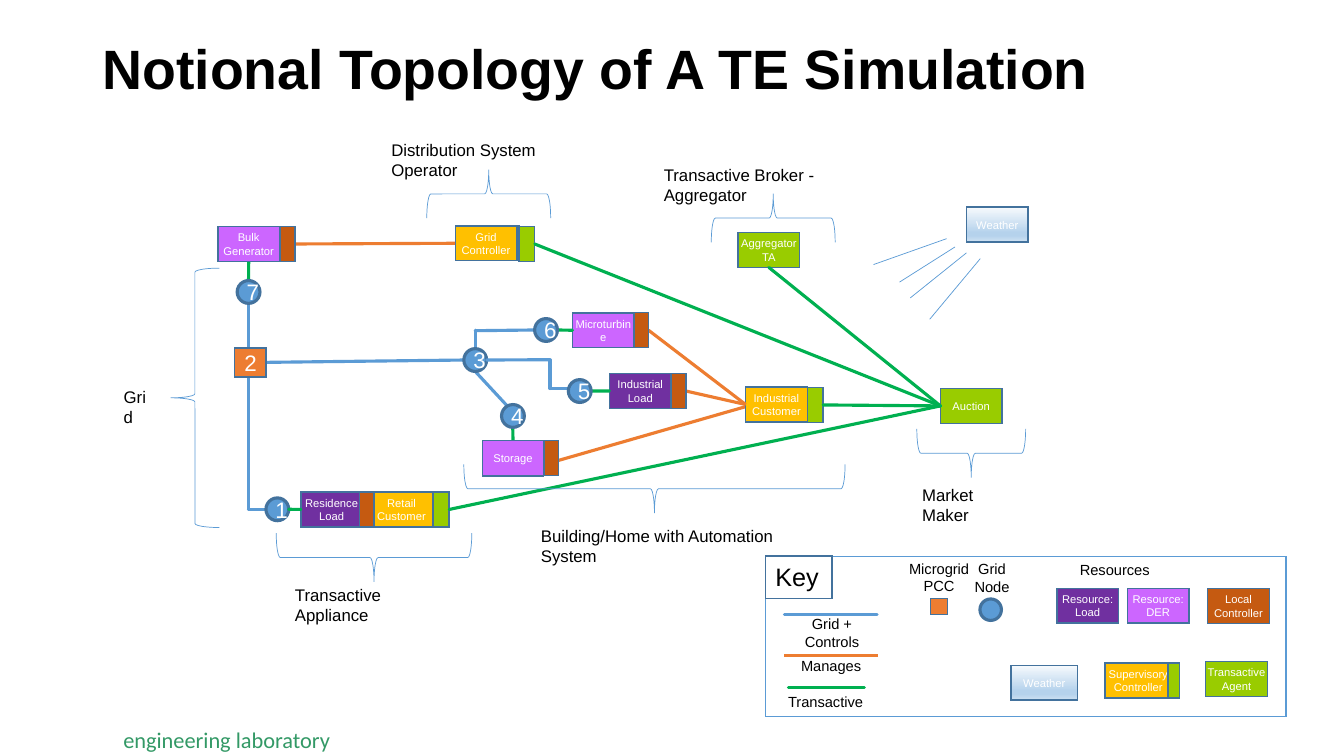
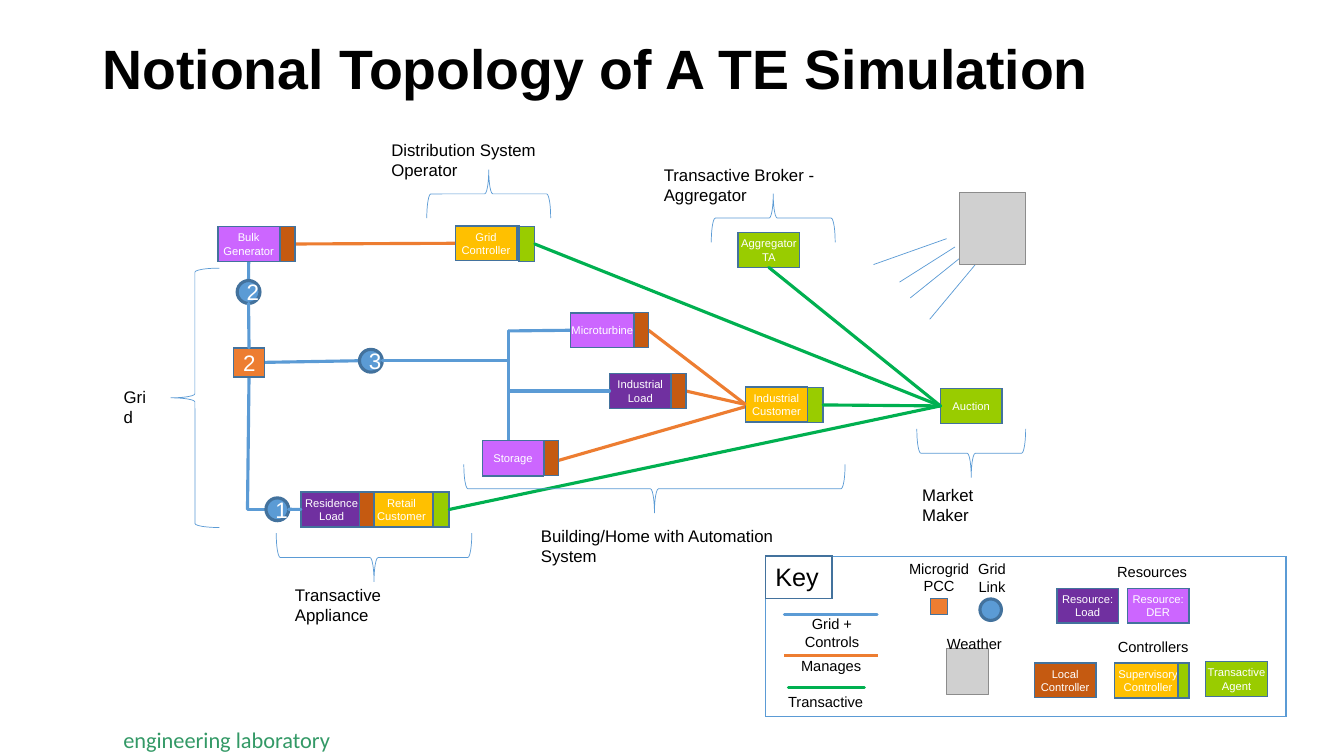
Before and after one commit to usnistgov/TEChallengeComponentModel, a slide deck: slide 3 of TEChallengeCommonAbstractModels.pptx. Drawn at 1344x756 pixels with LibreOffice and Linux fonts; fonts in the diff are those of the drawing; grey boxes stand for pictures; background and template pictures are left out. Boxes give left, top, right and bottom in pixels: in the first picture for what was removed or moved away, otherwise in the second. Text is boxed around its words. In the diff, an @@ line names an element or a change of style, - is before the commit and + after.

```diff
--- a/TEChallengeCommonAbstractModels.pptx
+++ b/TEChallengeCommonAbstractModels.pptx
@@ picture added at bbox=[960, 193, 1025, 264] @@
@@ rectangle removed at bbox=[967, 208, 1028, 243] @@
-Weather
@@ line (249, 261) - (249, 280): stroke #00B050 2.25 pt to #5B9BD5 2.25 pt @@
@@ text in ellipse at bbox=[247, 283, 259, 306]: text changed @@
-7
+2
@@ ellipse removed at bbox=[534, 319, 558, 342] @@
-6
@@ ellipse "3": place and size @@
-ellipse "3" at bbox=[464, 349, 487, 372]
+ellipse "3" at bbox=[360, 350, 383, 373]
@@ line removed from (475, 349) to (475, 331) @@
@@ line moved from (475, 331) - (534, 330) to (509, 331) - (571, 331) @@
@@ line moved from (551, 360) - (551, 388) to (509, 331) - (509, 391) @@
@@ line removed from (573, 331) to (558, 330) @@
@@ line moved from (249, 303) - (249, 509) to (249, 377) - (248, 509) @@
@@ line moved from (266, 363) - (464, 360) to (265, 363) - (360, 361) @@
@@ line moved from (487, 360) - (551, 360) to (382, 361) - (508, 361) @@
@@ line removed from (475, 371) to (513, 412) @@
@@ line removed from (551, 388) to (576, 388) @@
@@ ellipse removed at bbox=[569, 380, 592, 403] @@
-5
@@ ellipse removed at bbox=[502, 404, 525, 427] @@
-4
@@ line moved from (513, 420) - (513, 441) to (509, 391) - (509, 441) @@
@@ line (509, 391) - (509, 441): stroke #00B050 2.25 pt to #5B9BD5 2.25 pt @@
@@ line moved from (610, 391) - (591, 391) to (610, 391) - (509, 391) @@
@@ line (610, 391) - (509, 391): stroke #00B050 2.25 pt to #5B9BD5 2.25 pt @@
@@ line (288, 509) - (301, 509): stroke #00B050 2.25 pt to #5B9BD5 2.25 pt @@
@@ text at bbox=[978, 563, 1006, 592]: text changed @@
-Grid Node
+Grid Link
@@ text "Resources": place and size @@
-text "Resources" at bbox=[1080, 565, 1150, 575]
+text "Resources" at bbox=[1117, 567, 1187, 577]
@@ text "Weather": place and size @@
-text "Weather" at bbox=[1011, 665, 1078, 701]
+text "Weather" at bbox=[947, 637, 1002, 652]
@@ text "Weather" at bbox=[947, 637, 1002, 652]: size 8 to 10.5 pt, text colour #FFFFFF to #000000; vertical alignment middle to top; fill gradient #F7FAFD to #B5D2EC to #CEE1F2 to none; outline #43739E 1 pt to none @@
@@ picture added at bbox=[947, 648, 989, 695] @@
@@ text added at bbox=[1118, 641, 1189, 652], 10.5 pt, text #000000 @@
+Controllers
@@ rectangle "Local Controller": place and size @@
-rectangle "Local Controller" at bbox=[1208, 589, 1269, 624]
+rectangle "Local Controller" at bbox=[1034, 663, 1096, 699]
@@ rectangle "Supervisory Controller": place and size @@
-rectangle "Supervisory Controller" at bbox=[1105, 663, 1172, 699]
+rectangle "Supervisory Controller" at bbox=[1115, 663, 1182, 699]
@@ rectangle: place and size @@
-rectangle at bbox=[1169, 663, 1180, 699]
+rectangle at bbox=[1179, 663, 1190, 699]
```
Also in this commit, not shown: 2 other files.
